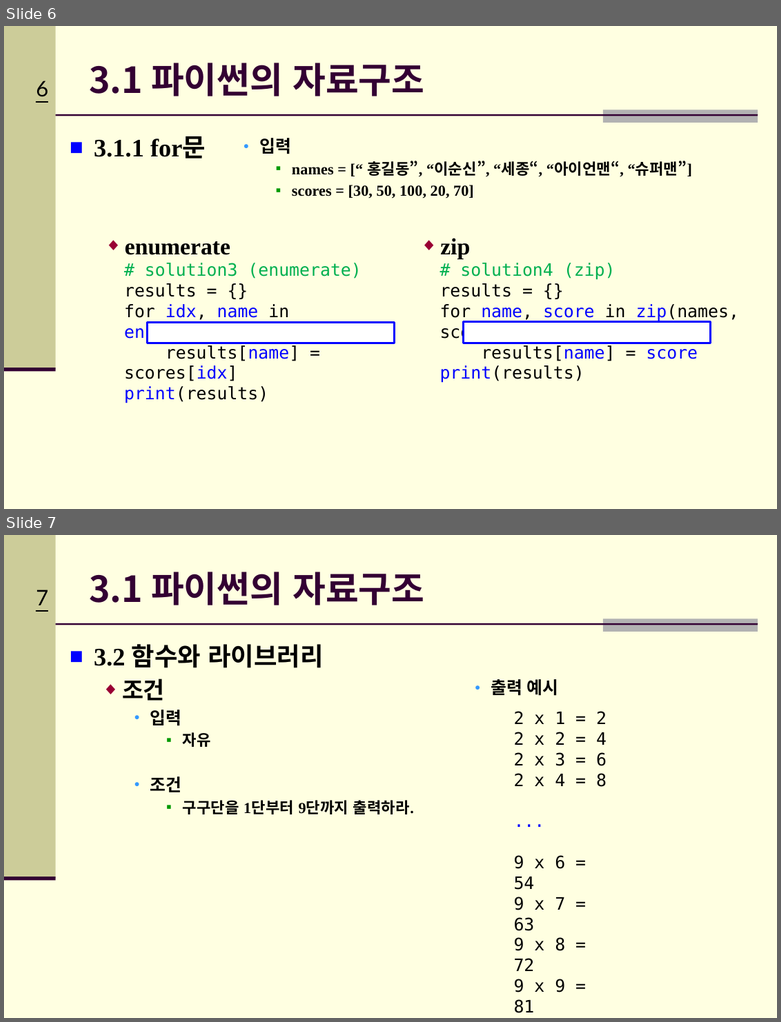
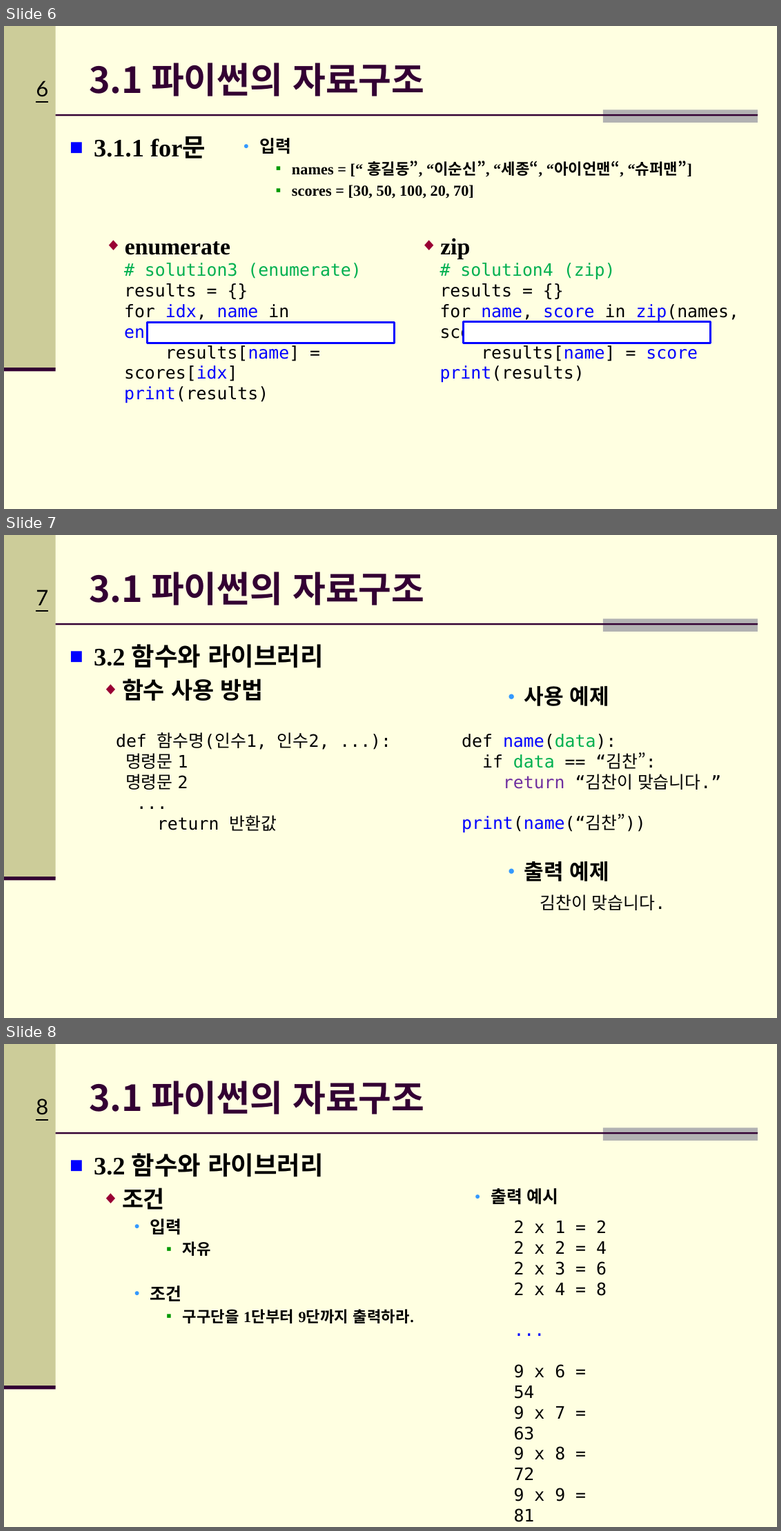
Before and after one commit to Hitbee-dev/OpenCV-Python, a slide deck: 2022-09-20/documents/CH_03_파이썬 기초_실습2.pptx. Shown one above the other, each under a label of ours: slides 6 and 7 before the commit, slides 6, 7 and 8 after it. The pictures are 781x1022 and 781x1531 pixels, drawn with LibreOffice and Linux fonts; fonts in the diff are those of the drawing; background and template pictures are left out. Boxes give left, top, right and bottom in pixels: in the first picture for what was removed or moved away, otherwise in the second. Text is boxed around its words. In the diff, an @@ line names an element or a change of style, - is before the commit and + after.

```diff
--- a/2022-09-20/documents/CH_03_파이썬 기초_실습2.pptx
+++ b/2022-09-20/documents/CH_03_파이썬 기초_실습2.pptx
@@ slide 7 added at [4, 535, 777, 1018], background #FFFFE1; not listed: 5 template elements that a slide beside it also shows @@
@@ title added at [89, 572, 424, 605], 33.3 pt, text #330033, bold @@
+3.1 파이썬의 자료구조
@@ text added at [94, 644, 323, 701], 23.3 pt, text #000000, bold @@
+■ 3.2 함수와 라이브러리
+  ◆ 함수 사용 방법
@@ text added at [524, 686, 608, 706], 20 pt, text #000000, bold @@
+    ● 사용 예제
@@ text added at [116, 732, 330, 831], 16 pt, text #000000 @@
+def 함수명(인수1, 인수2, ...):
+명령문 1
+명령문 2
+...
+return 반환값
@@ text added at [461, 734, 721, 833], 16 pt, text #000000 @@
+def name(data):
+if data == “김찬”:
+return “김찬이 맞습니다.”
+print(name(“김찬”))
@@ text added at [524, 861, 608, 881], 20 pt, text #000000, bold @@
+    ● 출력 예제
@@ text added at [539, 894, 665, 910], 16 pt, text #000000 @@
+김찬이 맞습니다.
@@ what was slide 7 is now slide 8 @@
@@ page number at [36, 1099, 48, 1115]: text changed @@
-7
+8
```
Also in this commit, not shown: 4 slides changed, 1 other slide added, 12 slides removed, 1 other file.
